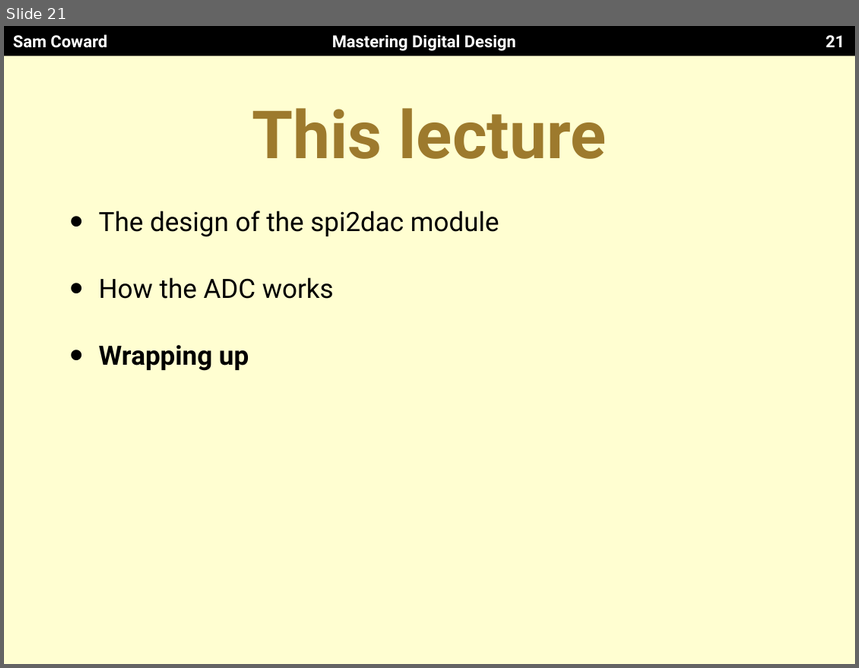
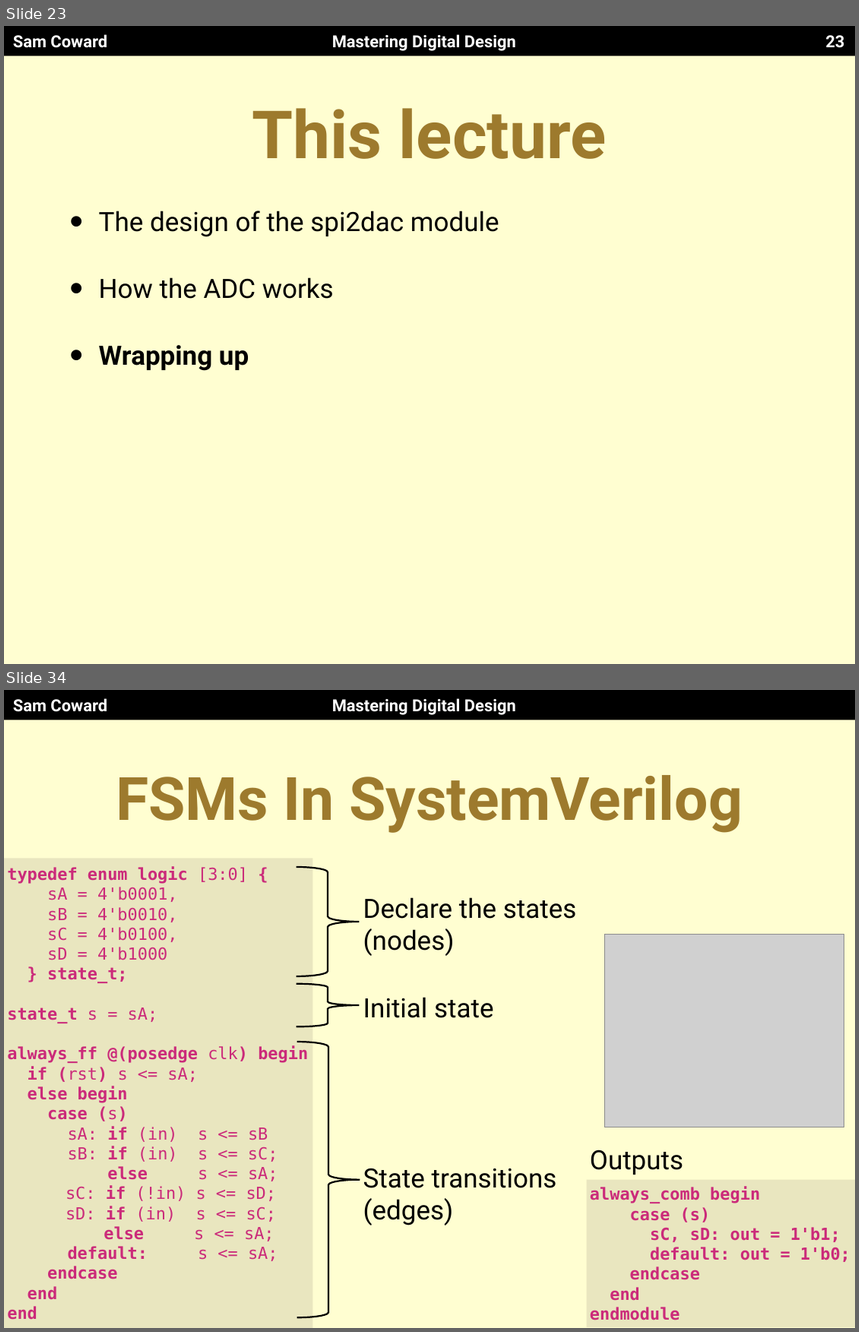
Before and after one commit to Mastering-Digital-Design/Lab-Module, a slide deck: lectures/lecture4.pptx. Shown one above the other, each under a label of ours: slide 21 before the commit, slides 23 and 34 after it; the slides between them are not shown. The pictures are 859x668 and 859x1332 pixels, drawn with LibreOffice and Linux fonts; fonts in the diff are those of the drawing; grey boxes stand for pictures. Boxes give left, top, right and bottom in pixels: in the first picture for what was removed or moved away, otherwise in the second. Text is boxed around its words. In the diff, an @@ line names an element or a change of style, - is before the commit and + after.

```diff
--- a/lectures/lecture4.pptx
+++ b/lectures/lecture4.pptx
@@ slide 34 added at box(4, 690, 855, 1328), background #FFFED1; not listed: 3 template elements that a slide beside it also shows @@
@@ title added at box(116, 775, 743, 833), 72 pt, text #9D7A2D, bold @@
+FSMs In SystemVerilog
@@ rectangle added at box(4, 858, 313, 1328), fill #E9E6BF, 20 pt, text #CB2A7A @@
+typedef enum logic [3:0] {
+sA = 4'b0001,
+sB = 4'b0010,
+sC = 4'b0100,
+sD = 4'b1000
+} state_t;
+state_t s = sA;
+always_ff @(posedge clk) begin
+if (rst) s <= sA;
+else begin
+case (s)
+sA: if (in) s <= sB
+sB: if (in) s <= sC;
+else s <= sA;
+sC: if (!in) s <= sD;
+sD: if (in) s <= sC;
+else s <= sA;
+default: s <= sA;
+endcase
+end
+end
@@ right brace added at box(297, 867, 360, 977), outline #000000 2 pt @@
@@ text added at box(363, 897, 577, 956), 32 pt, text #000000 @@
+Declare the states (nodes)
@@ picture added at box(604, 934, 845, 1128) @@
@@ right brace added at box(297, 984, 360, 1027), outline #000000 2 pt @@
@@ text added at box(363, 997, 494, 1018), 32 pt, text #000000 @@
+Initial state
@@ right brace added at box(297, 1042, 360, 1318), outline #000000 2 pt @@
@@ text added at box(363, 1168, 557, 1226), 32 pt, text #000000 @@
+State transitions (edges)
@@ text added at box(590, 1150, 683, 1175), 32 pt, text #000000 @@
+Outputs
@@ rectangle added at box(586, 1180, 855, 1328), fill #E9E6BF, 20 pt, text #CB2A7A, bold @@
+always_comb begin
+case (s)
+sC, sD: out = 1'b1;
+default: out = 1'b0;
+endcase
+end
+endmodule
@@ what was slide 21 is now slide 23 @@
@@ page number at box(826, 35, 845, 48): text changed @@
-21
+23
```
Also in this commit, not shown: 7 slides changed, 9 other slides added.
